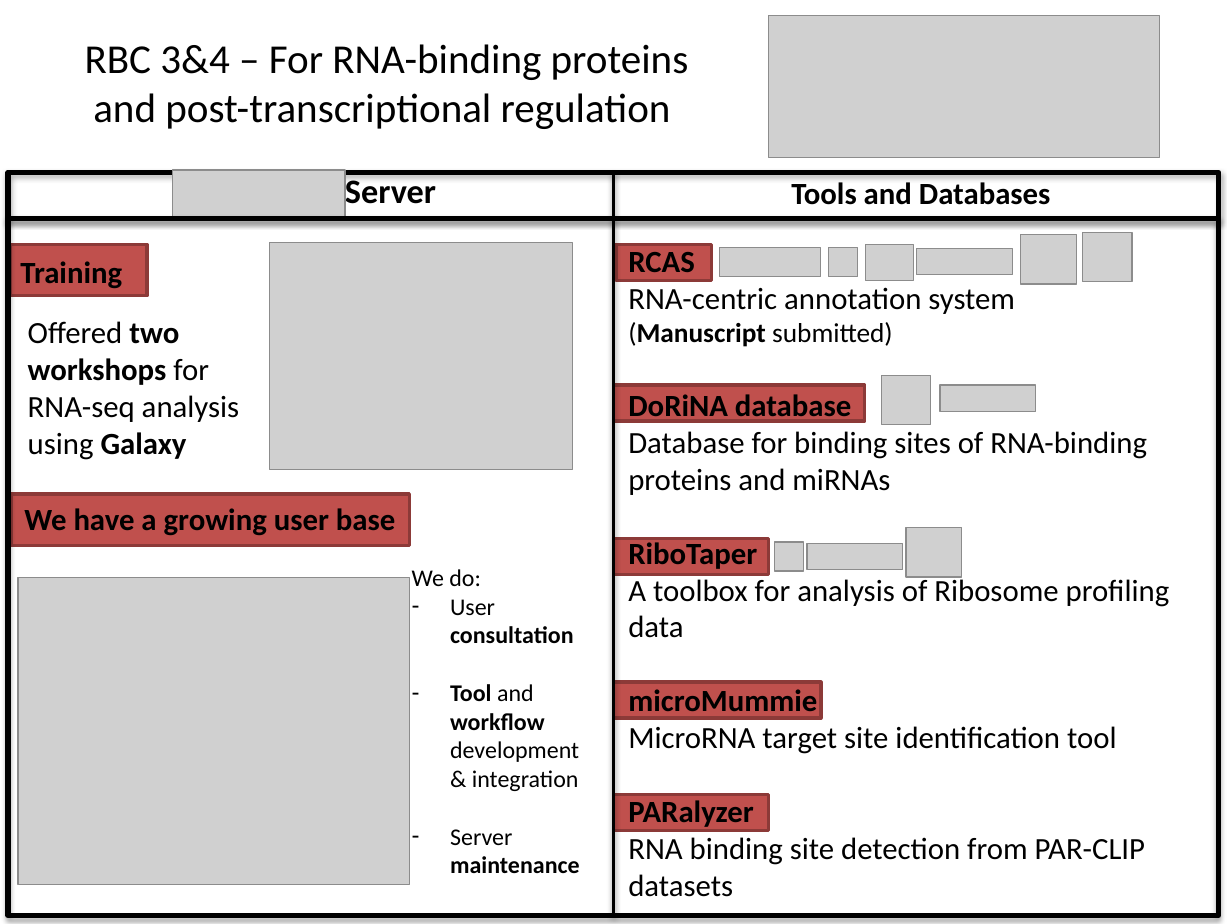
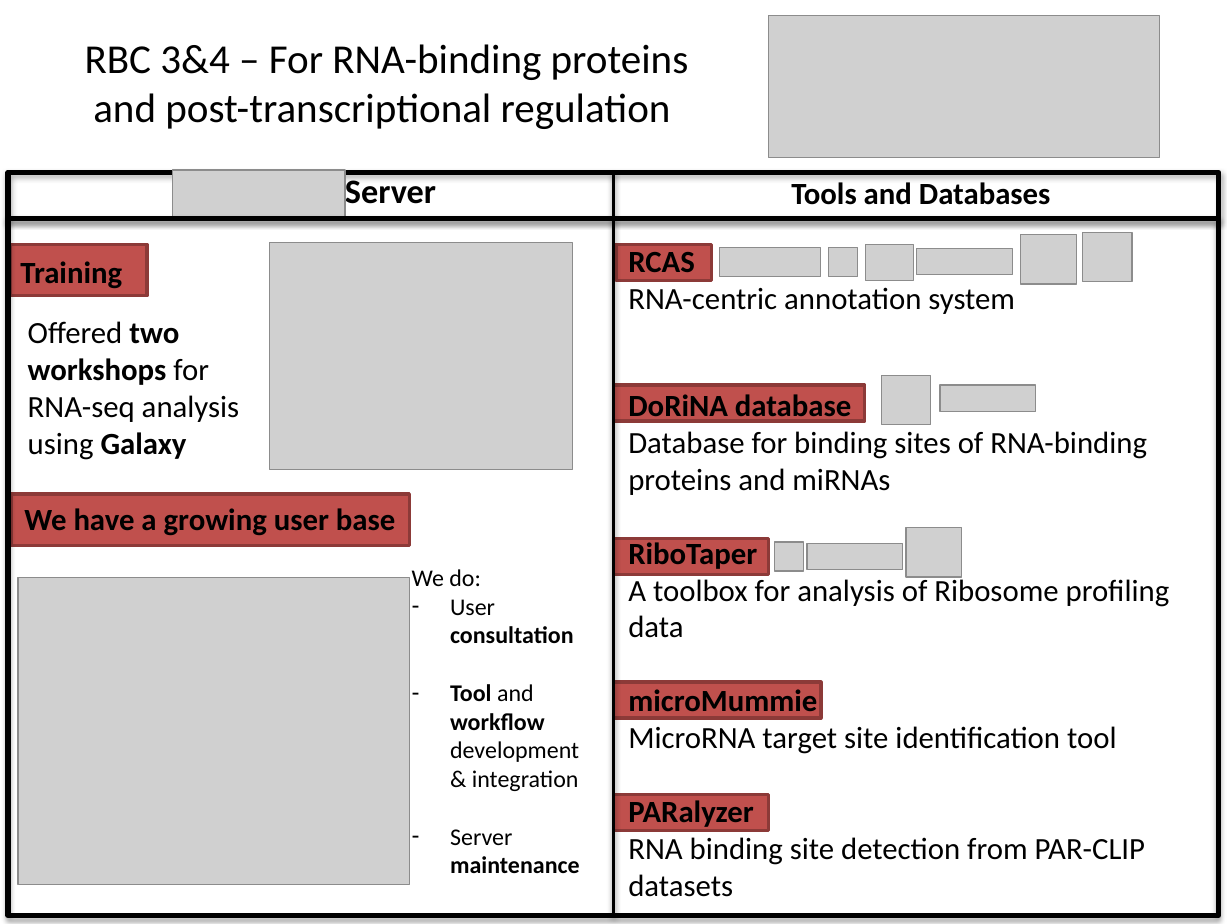
Before and after one commit to bgruening/rbc_docs, a slide deck: slide 1 of rbc_bimsb/sab-berlin-2016/slide_for_Rolfs_talk.pptx. Drawn at 1232x924 pixels with LibreOffice and Linux fonts; fonts in the diff are those of the drawing; grey boxes stand for pictures. Boxes give left, top, right and bottom in pixels: in the first picture for what was removed or moved away, otherwise in the second. Text is boxed around its words. In the diff, an @@ line names an element or a change of style, - is before the commit and + after.

Commit message:
removed RCAS manuscript line

```diff
--- a/rbc_bimsb/sab-berlin-2016/slide_for_Rolfs_talk.pptx
+++ b/rbc_bimsb/sab-berlin-2016/slide_for_Rolfs_talk.pptx
@@ text "RCAS" at <box>628,252,1170,897</box>: text colour #000000 to #FFFFFF in "(Manuscript submitted)" @@
```
